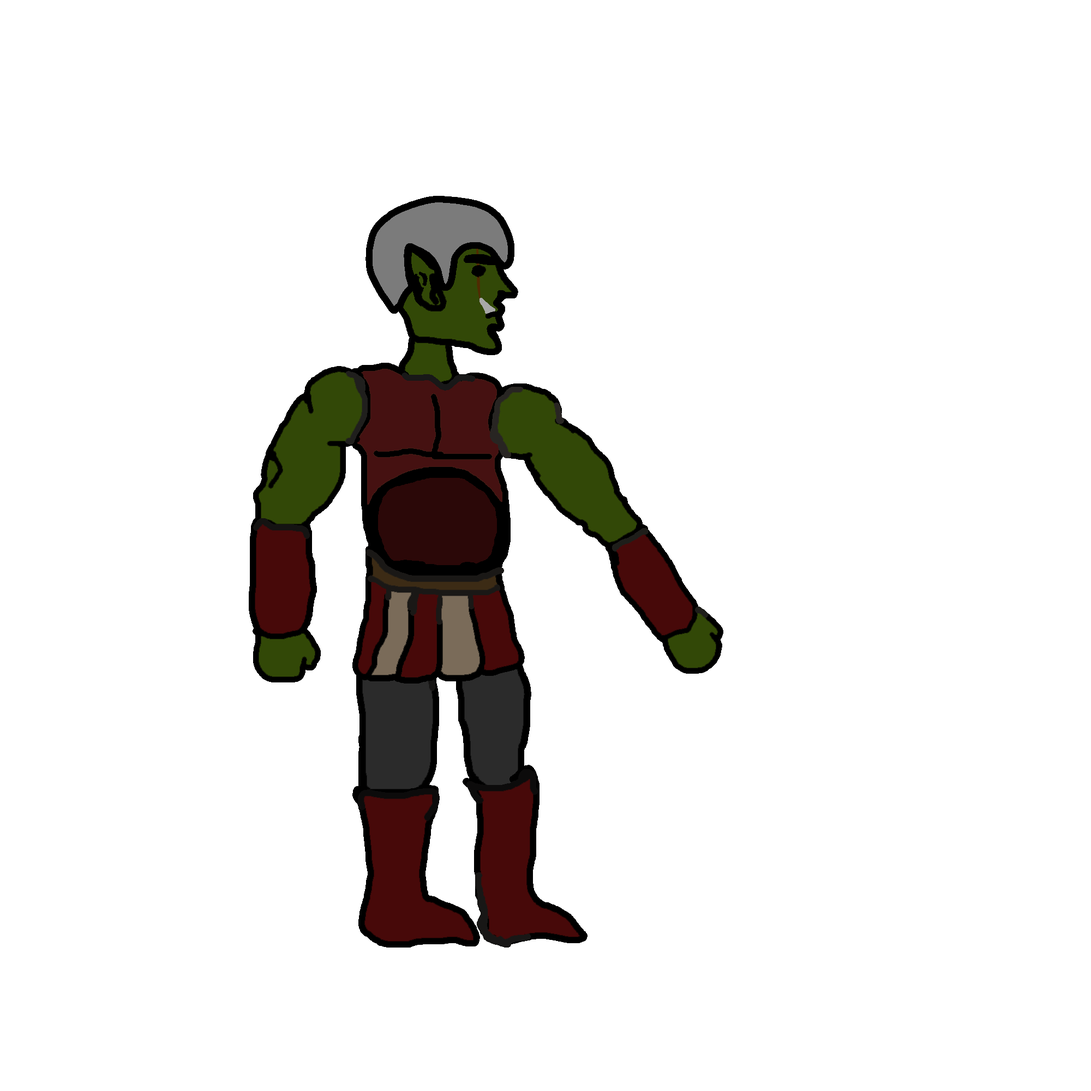
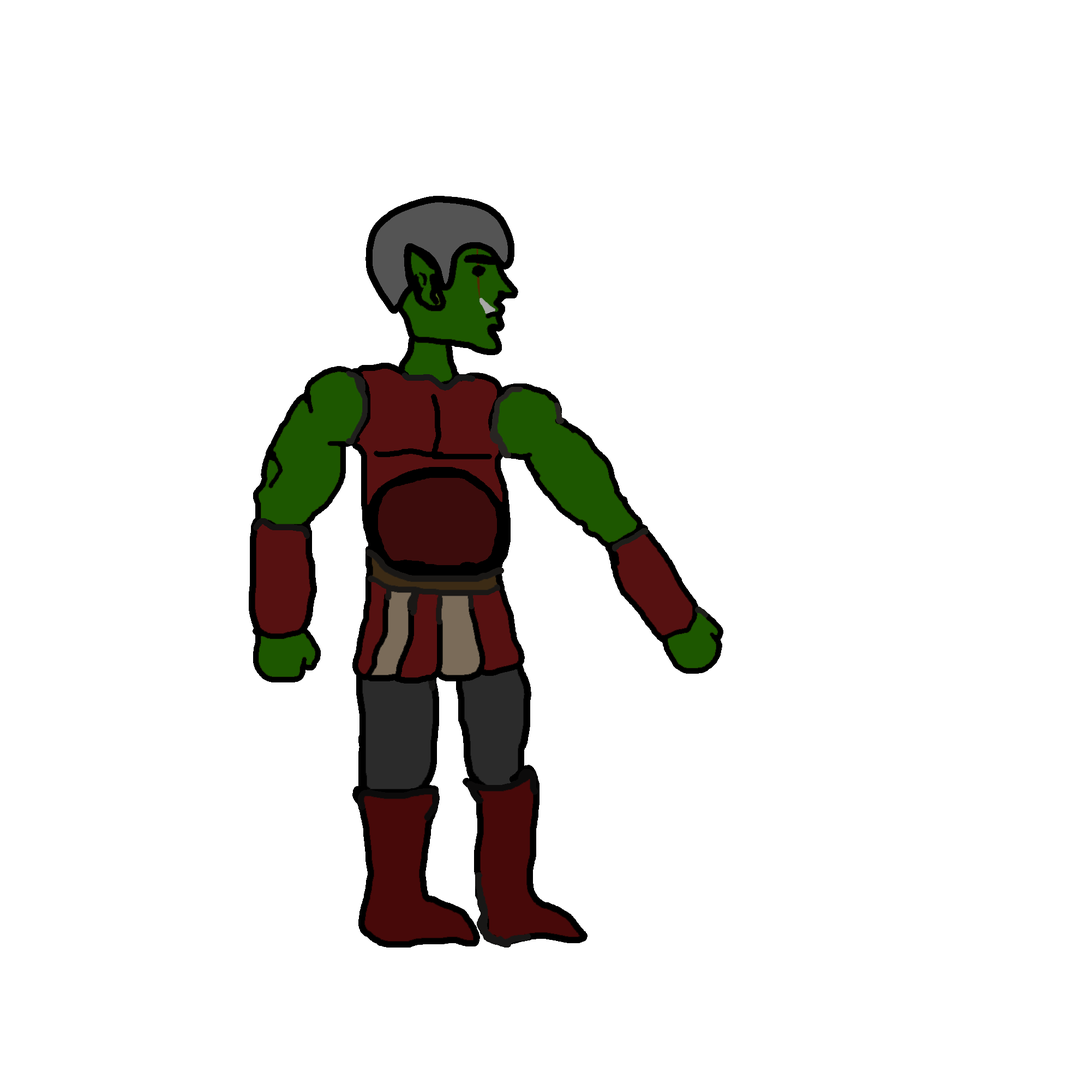
Revision of a layered 1091×1091 image; what changed, layer by layer:
painted on "belt" over [358, 582, 519, 678]
painted on "left_forearm" over [616, 534, 719, 669]
painted on "left_arm" over [497, 388, 638, 544]
painted on "right_forearm" over [255, 524, 316, 678]
painted on "right_arm" over [258, 371, 363, 525]
painted on "chest" over [357, 368, 503, 566]
painted on "Head" over [372, 202, 512, 384]
